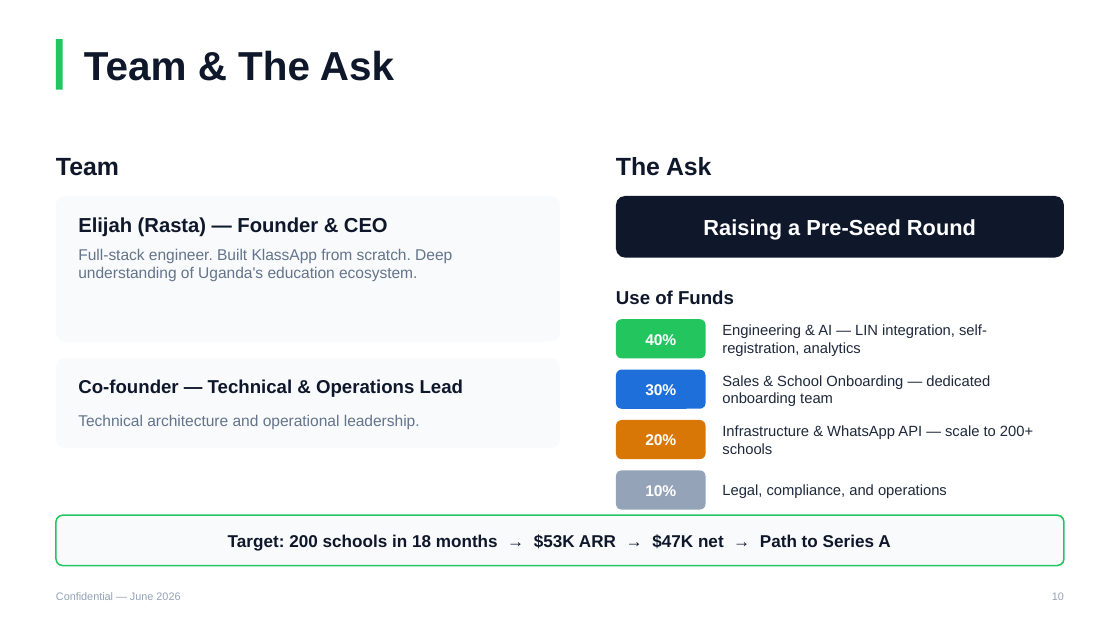
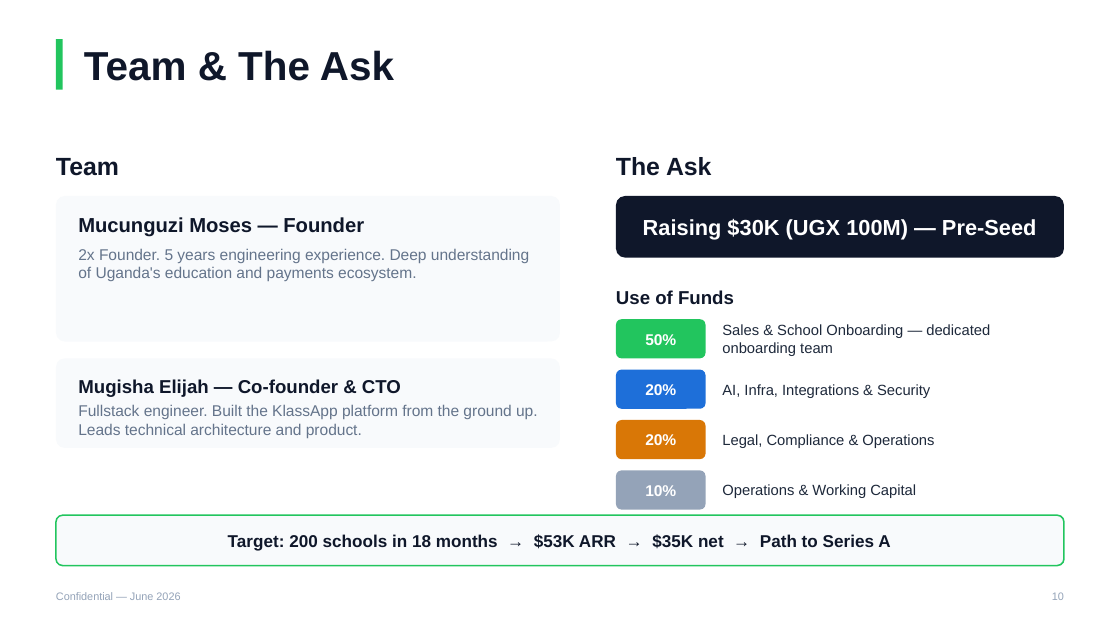
Before and after one commit to KlassApp-Foundation/KlassApp, a slide deck: slide 10 of docs/KlassApp_Pitch_Deck.pptx. Drawn at 1120x630 pixels with LibreOffice and Linux fonts; fonts in the diff are those of the drawing. Boxes give left, top, right and bottom in pixels: in the first picture for what was removed or moved away, otherwise in the second. Text is boxed around its words. In the diff, an @@ line names an element or a change of style, - is before the commit and + after.

```diff
--- a/docs/KlassApp_Pitch_Deck.pptx
+++ b/docs/KlassApp_Pitch_Deck.pptx
@@ text at bbox=[78, 217, 364, 237]: text changed @@
-Elijah (Rasta) — Founder & CEO
+Mucunguzi Moses — Founder
@@ text at bbox=[643, 219, 1037, 240]: text changed @@
-Raising a Pre-Seed Round
+Raising $30K (UGX 100M) — Pre-Seed
@@ text at bbox=[78, 248, 529, 281]: text changed @@
-Full-stack engineer. Built KlassApp from scratch. Deep understanding of Uganda's education ecosystem.
+2x Founder. 5 years engineering experience. Deep understanding of Uganda's education and payments ecosystem.
@@ text "Sales & School Onboarding — ...": place and size @@
-text "Sales & School Onboarding — ..." at bbox=[722, 375, 990, 406]
+text "Sales & School Onboarding — ..." at bbox=[722, 324, 990, 356]
@@ text removed at bbox=[722, 324, 987, 356] @@
-Engineering & AI — LIN integration, self-registration, analytics
@@ text at bbox=[645, 334, 676, 345]: text changed @@
-40%
+50%
@@ text at bbox=[78, 379, 401, 397]: text changed @@
-Co-founder — Technical & Operations Lead
+Mugisha Elijah — Co-founder & CTO
@@ text at bbox=[645, 384, 676, 395]: text changed @@
-30%
+20%
@@ text added at bbox=[722, 384, 930, 398], 9.5 pt, text #1E293B @@
+AI, Infra, Integrations & Security
@@ text at bbox=[78, 404, 538, 438]: text changed @@
-Technical architecture and operational leadership.
+Fullstack engineer. Built the KlassApp platform from the ground up. Leads technical architecture and product.
@@ text at bbox=[722, 434, 934, 448]: text changed @@
-Infrastructure & WhatsApp API — scale to 200+ schools
+Legal, Compliance & Operations
@@ text at bbox=[722, 484, 916, 498]: text changed @@
-Legal, compliance, and operations
+Operations & Working Capital
@@ text at bbox=[228, 534, 890, 551]: text changed @@
-Target: 200 schools in 18 months → $53K ARR → $47K net → Path to Series A
+Target: 200 schools in 18 months → $53K ARR → $35K net → Path to Series A
```
Also in this commit, not shown: 5 other slides changed, 5 other files.
